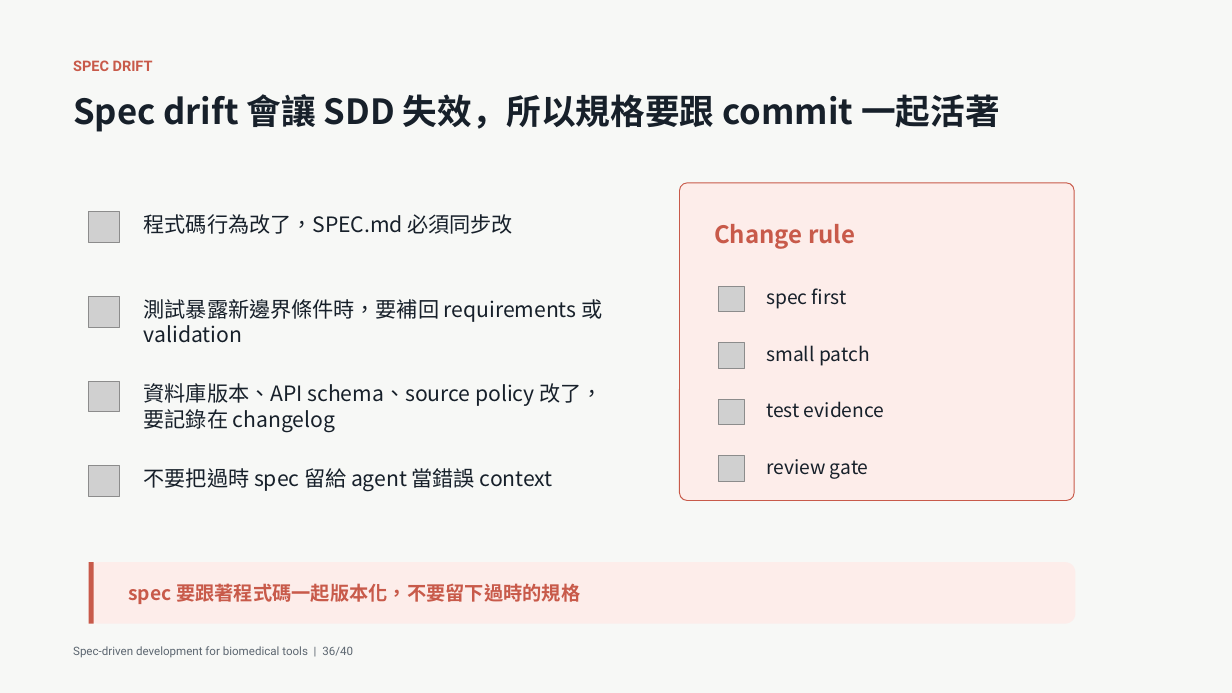
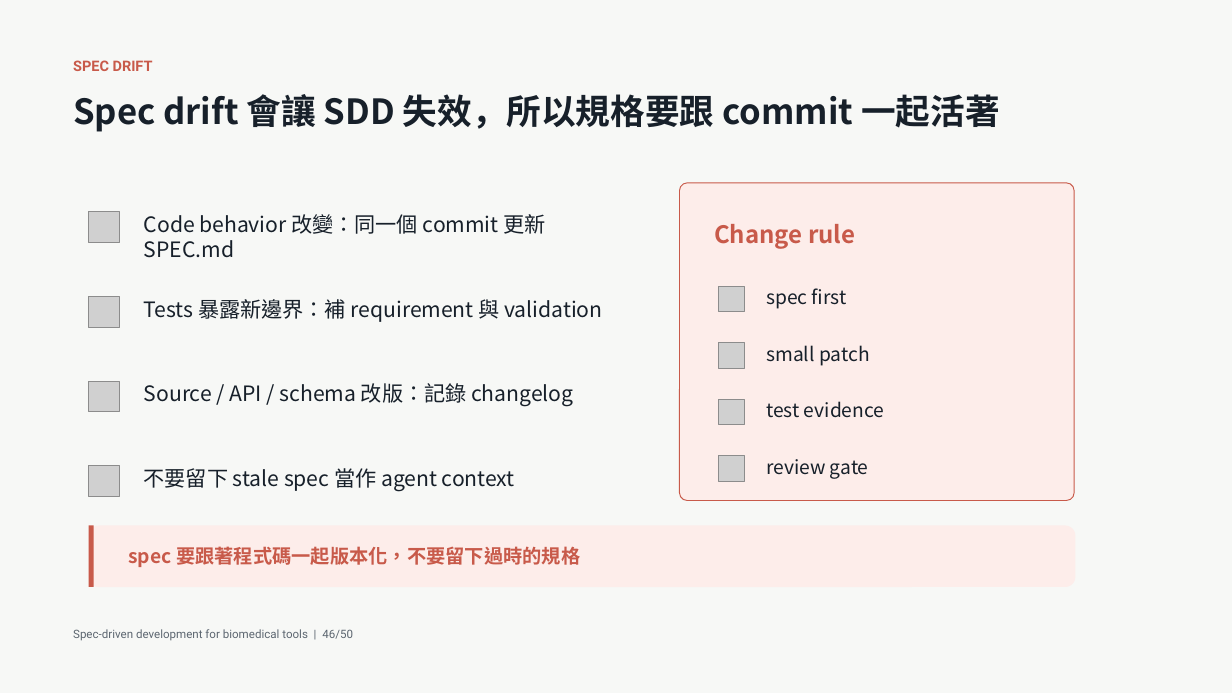
Before and after one commit to godkin1211/LLM_applications_on_BioMedicalData, a slide deck: slide 46 of slides/lesson-08-spec-driven-development-biomedical-tools.pptx (slide 36 before the commit). Drawn at 1232x693 pixels with LibreOffice and Linux fonts; fonts in the diff are those of the drawing; grey boxes stand for pictures. Boxes give left, top, right and bottom in pixels: in the first picture for what was removed or moved away, otherwise in the second. Text is boxed around its words. In the diff, an @@ line names an element or a change of style, - is before the commit and + after.

```diff
--- a/slides/lesson-08-spec-driven-development-biomedical-tools.pptx
+++ b/slides/lesson-08-spec-driven-development-biomedical-tools.pptx
@@ text at bbox=[144, 214, 545, 258]: text changed @@
-程式碼行為改了，SPEC.md 必須同步改
+Code behavior 改變：同一個 commit 更新 SPEC.md
@@ text at bbox=[144, 299, 602, 322]: text changed @@
-測試暴露新邊界條件時，要補回 requirements 或 validation
+Tests 暴露新邊界：補 requirement 與 validation
@@ text at bbox=[144, 383, 573, 407]: text changed @@
-資料庫版本、API schema、source policy 改了，要記錄在 changelog
+Source / API / schema 改版：記錄 changelog
@@ text at bbox=[144, 468, 515, 492]: text changed @@
-不要把過時 spec 留給 agent 當錯誤 context
+不要留下 stale spec 當作 agent context
@@ 1 text, 1 rounded rectangle, 1 rectangle: place and size @@
-1 text, 1 rounded rectangle, 1 rectangle at bbox=[89, 562, 1076, 624]
+1 text, 1 rounded rectangle, 1 rectangle at bbox=[89, 526, 1076, 588]
@@ text at bbox=[73, 629, 353, 641]: text changed @@
-Spec-driven development for biomedical tools | 36/40
+Spec-driven development for biomedical tools | 46/50
```
Also in this commit, not shown: 37 other slides changed, 12 slides added, 2 slides removed, 2 other files.
